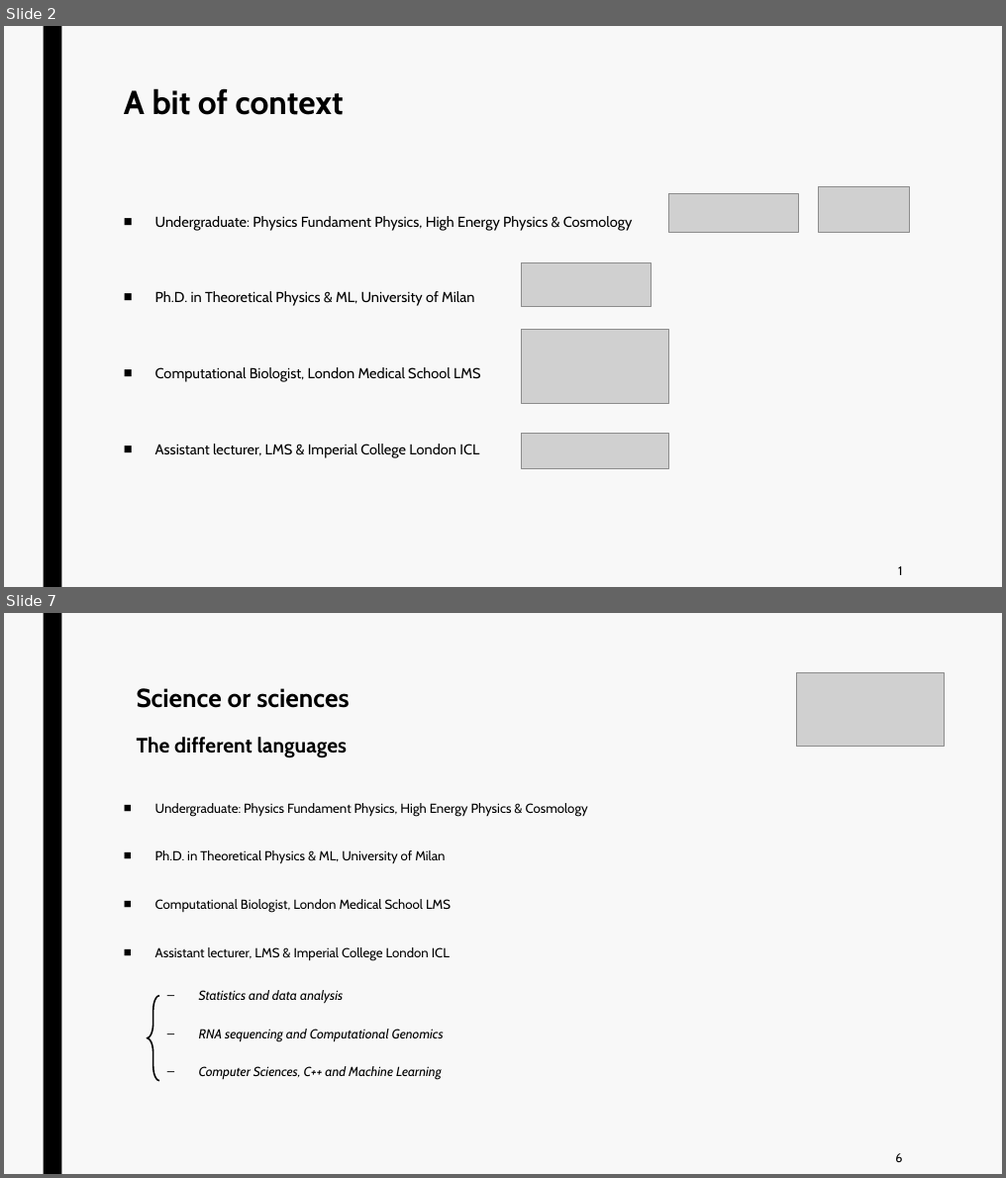
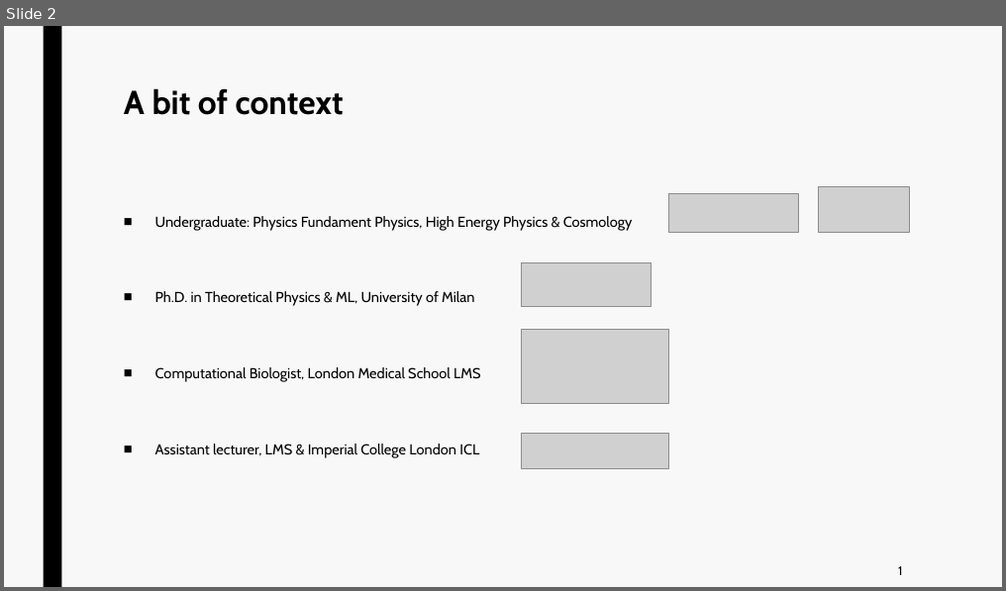
Before and after one commit to jurtasun/presentations, a slide deck: 202410_mrc_symposium/202410_mrc_symposium.ppt. Shown one above the other, each under a label of ours: slides 2 and 7 before the commit, slide 2 after it; the slides between them are not shown. The pictures are 1006x1178 and 1006x591 pixels, drawn with LibreOffice and Linux fonts; fonts in the diff are those of the drawing; grey boxes stand for pictures. Boxes give left, top, right and bottom in pixels: in the first picture for what was removed or moved away, otherwise in the second. Text is boxed around its words. In the diff, an @@ line names an element or a change of style, - is before the commit and + after.

```diff
--- a/202410_mrc_symposium/202410_mrc_symposium.ppt
+++ b/202410_mrc_symposium/202410_mrc_symposium.ppt
@@ slide 7 removed at [4,613,1002,1174], background #F8F8F8; not listed: 1 template element that a slide beside it also shows @@
@@ text removed at [137,688,349,759] @@
-Science or sciences
-The different languages
@@ picture removed at [797,672,945,746] @@
@@ text removed at [155,803,588,1080] @@
-■ Undergraduate: Physics Fundament Physics, High Energy Physics & Cosmology
-■ Ph.D. in Theoretical Physics & ML, University of Milan
-■ Computational Biologist, London Medical School LMS
-■ Assistant lecturer, LMS & Imperial College London ICL
-  – Statistics and data analysis
-  – RNA sequencing and Computational Genomics
-  – Computer Sciences, C++ and Machine Learning
@@ left brace removed at [147,996,159,1081] @@
@@ text removed at [895,1154,902,1162] @@
-6
```
Also in this commit, not shown: 4 slides changed, 1 slide added, 1 other slide removed, 3 other files.
